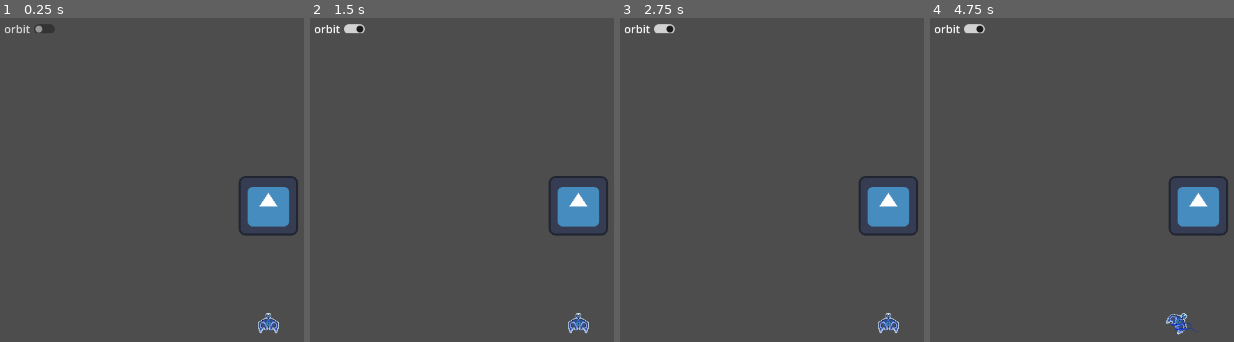
Above: before the commit, frames 1-4 (left to right).
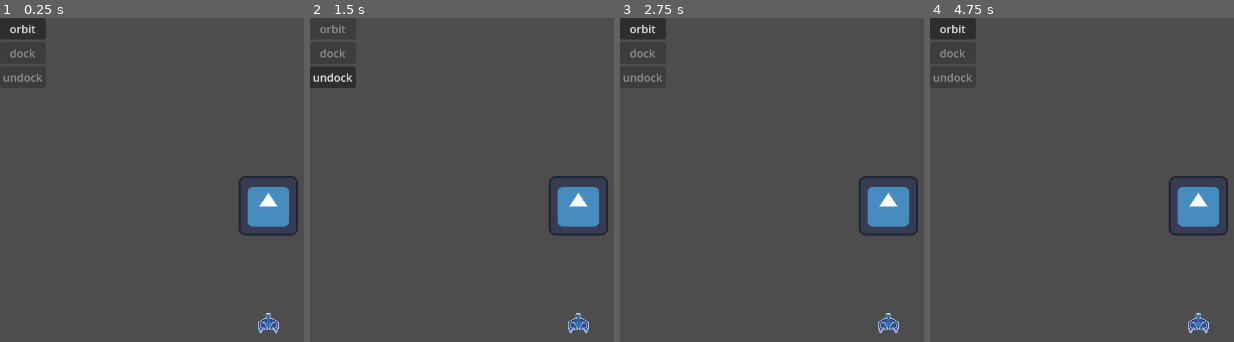
Above: after the commit, the same moments.

Repository: hyp3rstreak/rigidbody2d
Game: Godot game, scene res://scenes/world.tscn
Two runs of this game, one before a commit and one after it. Both use one fixed random seed, a clock stepped at 60 frames per second and the inputs below. The engine's default icon, where the game draws it, is replaced by a stand-in: a white triangle on a blue panel in a dark square.
Inputs (mouse positions are in pixels of both pictures, inside the frame that each line leads up to):
- Up to frame 1 (0.25 s): no input
- Up to frame 2 (1.5 s): click "orbit" at 0.5 s; click (334, 53) at 1.25 s, where only the run after the commit has a clickable "dock"
- Up to frame 3 (2.75 s): click (644, 76) at 2 s, where only the run after the commit has a clickable "undock"
- Up to frame 4 (4.75 s): tap Enter at 2.75 s; hold D (rotRight) 2.78-3.53 s; hold A (rotLeft) 3.53-4.28 s; tap Space at 4.25 s; hold D (rotRight) from 4.28 s (still down)

The runs differ from the first frame. In frame 1, 1.1% of the frame differs, in the area x 0-18%, y 0-20%; in frame 2, 1.3%; in frame 3, 1.2%; in frame 4, 1.8%, in the area x 0-92%, y 0-98%.

Commit message:
sured up fake orbit and states for docking

Diff:
--- a/scenes/planet.tscn
+++ b/scenes/planet.tscn
@@ -5,7 +5,7 @@
 [sub_resource type="CircleShape2D" id="CircleShape2D_h8ms6"]
 radius = 47.095646
 
-[node name="planet" type="StaticBody2D" unique_id=1675941392]
+[node name="planet" type="Area2D" unique_id=469020999]
 
 [node name="Sprite2D" type="Sprite2D" parent="." unique_id=56681422]
 scale = Vector2(0.671875, 0.671875)
--- a/scenes/ui.tscn
+++ b/scenes/ui.tscn
@@ -12,9 +12,19 @@
 [node name="VBoxContainer" type="VBoxContainer" parent="HBoxContainer" unique_id=1583055499]
 layout_mode = 2
 
-[node name="Button" type="CheckButton" parent="HBoxContainer/VBoxContainer" unique_id=718770983]
+[node name="orbitBtn" type="Button" parent="HBoxContainer/VBoxContainer" unique_id=1893025838]
 layout_mode = 2
 tooltip_text = "turn on/off auto orbit"
 text = "orbit"
 
-[connection signal="toggled" from="HBoxContainer/VBoxContainer/Button" to="." method="_on_button_toggled"]
+[node name="dockBtn" type="Button" parent="HBoxContainer/VBoxContainer" unique_id=571183862]
+layout_mode = 2
+text = "dock"
+
+[node name="undockBtn" type="Button" parent="HBoxContainer/VBoxContainer" unique_id=682371509]
+layout_mode = 2
+text = "undock"
+
+[connection signal="pressed" from="HBoxContainer/VBoxContainer/orbitBtn" to="." method="_on_orbit_btn_pressed"]
+[connection signal="pressed" from="HBoxContainer/VBoxContainer/dockBtn" to="." method="_on_dock_btn_pressed"]
+[connection signal="pressed" from="HBoxContainer/VBoxContainer/undockBtn" to="." method="_on_undock_btn_pressed"]
--- a/scenes/world.tscn
+++ b/scenes/world.tscn
@@ -3,16 +3,14 @@
 [ext_resource type="PackedScene" uid="uid://c5kpv2nv7yt5y" path="res://scenes/playerShip.tscn" id="1_nnsk1"]
 [ext_resource type="PackedScene" uid="uid://si3cmc1hexl8" path="res://scenes/planet.tscn" id="2_rwgxs"]
 [ext_resource type="PackedScene" uid="uid://ntk21j16266s" path="res://scenes/ui.tscn" id="3_4wyf3"]
-[ext_resource type="Script" uid="uid://dhxf7sxqxo83o" path="res://scripts/ui.gd" id="4_k0juu"]
 
 [node name="world" type="Node2D" unique_id=814079502]
+
+[node name="planet" parent="." unique_id=1675941392 instance=ExtResource("2_rwgxs")]
+position = Vector2(387, 271)
 
 [node name="playerShip" parent="." unique_id=202861763 instance=ExtResource("1_nnsk1")]
 position = Vector2(387, 442)
 mass = 2.445
 
-[node name="planet" parent="." unique_id=1675941392 instance=ExtResource("2_rwgxs")]
-position = Vector2(387, 271)
-
 [node name="UI" parent="." unique_id=1934937286 instance=ExtResource("3_4wyf3")]
-script = ExtResource("4_k0juu")
--- a/scripts/playerShip.gd
+++ b/scripts/playerShip.gd
@@ -1,36 +1,138 @@
 extends RigidBody2D
 
-@export var trail_lengthR := 100
-@export var trail_lengthL := 100
-#@export var trail_fade := 0.0
+# =========================
+# 1. ENUMS / CONSTANTS
+# =========================
+
+enum MotionMode {
+	NEWTONIAN,
+	CINEMATIC_ORBIT,
+	DOCKING,
+	UNDOCKING,
+	DOCKED
+}
+
+enum EngineTrails {
+	CW,
+	CCW,
+	EQUAL
+}
+
+# =========================
+# 2. EXPORTED CONFIG (TUNABLE)
+# =========================
+
+@export var thrust_force := 500.0
+@export var torque_force := 500.0
+@export var desired_orbit_speed := 300
+
+@export var trail_lengthR := 200
+@export var trail_lengthL := 200
+
+@export var debug_scale := 60
+
+# =========================
+# 3. INTERNAL TUNING (NOT EXPORTED)
+# =========================
+
+var angular_stiffness := 1.5
+var angular_blend := 3.0
+var orbit_blend := 100.0
+
+# =========================
+# 4. STATE
+# =========================
+
+var motion_mode: MotionMode = MotionMode.NEWTONIAN
+var currTrailState: EngineTrails = EngineTrails.EQUAL
+var newTrailState := currTrailState
+var canInput := true
+var dockRadius := 12
+var undockRadius := 200
+
+# =========================
+# 5. NODE REFERENCES
+# =========================
 
 @onready var thrusterTrailRight: Line2D = $thrusterTrailRight
 @onready var thrusterTrailLeft: Line2D = $thrusterTrailLeft
 @onready var thrusterRight: Marker2D = $thrusterRight
 @onready var thrusterLeft: Marker2D = $thrusterLeft
-
-@export var thrust_force := 500.0
-@export var torque_force := 500.0
-@export var debug_scale := 60
-@onready var planet: StaticBody2D = $"../planet"
-var angular_stiffness := 1
-var angular_blend := 3
-enum MotionMode {
-	NEWTONIAN,
-	CINEMATIC_ORBIT
-}
-var motion_mode := MotionMode.NEWTONIAN
-@export var desired_orbit_speed := 300
-var orbit_blend := 100
-
+@onready var planet: Area2D = $"../planet"
+
+# =========================
+# 6. LIFECYCLE CALLBACKS
+# =========================
+
+func _ready() -> void:
+	set_motion_mode(MotionMode.NEWTONIAN)
 
 func _integrate_forces(state: PhysicsDirectBodyState2D) -> void:
+	if motion_mode == MotionMode.UNDOCKING:
+		var to_planet = planet.global_position - global_position
+		var radial = (-to_planet).normalized()
+		var undocking_speed := 60.0
+		# 3. Rotate to face planet
+		var target_angle = radial.angle() + PI / 2
+		var angle_error = wrapf(target_angle - rotation, -PI, PI)
+
+		state.angular_velocity = lerp(
+			state.angular_velocity,
+			angle_error * 2.0,
+			3.0 * state.step
+		)
+		state.linear_velocity = state.linear_velocity.lerp(
+			radial * undocking_speed,
+			2.0 * state.step
+		)
+		if to_planet.length() >= undockRadius:
+			state.linear_velocity = Vector2.ZERO
+			state.angular_velocity = 0.0
+			set_motion_mode(MotionMode.NEWTONIAN) # or left dock area
+
+	if motion_mode == MotionMode.DOCKING:
+		var to_planet = planet.global_position - global_position
+		var radial = to_planet.normalized()
+
+		# 1. Kill tangential velocity
+		var radial_vel = state.linear_velocity.dot(radial)
+		state.linear_velocity = radial * radial_vel
+
+		# 2. Controlled inward motion
+		var docking_speed := 90.0
+		state.linear_velocity = state.linear_velocity.lerp(
+			radial * docking_speed,
+			2.0 * state.step
+		)
+
+		# 3. Rotate to face planet
+		var target_angle = radial.angle() + PI / 2
+		var angle_error = wrapf(target_angle - rotation, -PI, PI)
+
+		state.angular_velocity = lerp(
+			state.angular_velocity,
+			angle_error * 2.0,
+			3.0 * state.step
+		)
+
+		if to_planet.length() <= dockRadius:
+			state.linear_velocity = Vector2.ZERO
+			state.angular_velocity = 0.0
+			set_motion_mode(MotionMode.DOCKED) # or LANDED
+
 	if motion_mode == MotionMode.CINEMATIC_ORBIT:
+		#set_orbit_trails(engineTrails.CW)
+		newTrailState = EngineTrails.CW
 		var to_planet = (planet.global_position - global_position)
 		var radial = to_planet.normalized()
 		var tangent = radial.rotated(-PI / 2)
 		if state.linear_velocity.dot(tangent) < 0:
+			#print("CCW")
+			newTrailState = EngineTrails.CCW
 			tangent = -tangent
+		if newTrailState != currTrailState:
+			currTrailState = newTrailState
+			set_orbit_trails(currTrailState)
 		var target_velocity = tangent * desired_orbit_speed
 		# Convert velocity to local space
 		#var local_velocity = to_local(global_position + linear_velocity)
@@ -53,33 +155,26 @@
 
 func _physics_process(delta: float) -> void:
 	# add current position
-
+	thrusterTrailRight.add_point(thrusterRight.global_position)
+	thrusterTrailLeft.add_point(thrusterLeft.global_position)
 	#print(thrusterRight.global_position)
 	# limit length
-	if thrusterTrailRight.points.size() > trail_lengthR:
+	while thrusterTrailRight.points.size() > trail_lengthR:
 		thrusterTrailRight.remove_point(0)
-	if thrusterTrailLeft.points.size() > trail_lengthL:
+		print("THRUSTER R: remove point - ",thrusterTrailRight.points.size()," points rem - trail_lengthR=", trail_lengthR)
+	while thrusterTrailLeft.points.size() > trail_lengthL:
 		thrusterTrailLeft.remove_point(0)
-
-	#print(thrusterTrailRight.points.size())
-	# fade
-	#thrusterTrailRight.default_color = Color(0.49, 0.693, 0.921, 0.4)
-	#thrusterTrailLeft.default_color = Color(0.49, 0.693, 0.921, 0.4)
-	thrusterTrailRight.add_point(thrusterRight.global_position)
-	thrusterTrailLeft.add_point(thrusterLeft.global_position)
-	#print(linear_velocity.length())
-	#queue_redraw()
-	if motion_mode == MotionMode.NEWTONIAN:
+		print("THRUSTER L: remove point - ",thrusterTrailLeft.points.size()," points rem - trail_lengthL=", trail_lengthL)
+
+	if canInput:
 		# Rotation
 		if Input.is_action_pressed("rotLeft"):
 			#print("left")
 			apply_torque(-torque_force)
 
-
 		if Input.is_action_pressed("rotRight"):
 			#print("right")
 			apply_torque(torque_force)
-
 
 		# Forward thrust
 		if Input.is_action_pressed("thrust"):
@@ -89,26 +184,45 @@
 			apply_force(forward * thrust_force)
 
 
-
-#func _draw():
-	#if not planet:
-		#return
-#
-	#var to_planet = (planet.global_position - global_position)
-	#var radial = to_planet.normalized()
-	#var tangent = radial.rotated(-PI / 2)
-#
-	##print(to_planet)
-#
-	## Convert velocity to local space
-	##var local_velocity = to_local(global_position + linear_velocity)
-	#var local_velocity2 = linear_velocity.rotated(-global_rotation)
-	#var local_radial = radial.rotated(-global_rotation)
-	#var local_tangent = tangent.rotated(-global_rotation)
-	##print(local_velocity2," - ",local_radial," - ", local_tangent)
-#
-#
-	#draw_line(Vector2.ZERO, local_radial * debug_scale, Color.RED, 2)
-	#draw_line(Vector2.ZERO, local_tangent * debug_scale, Color.GREEN, 2)
-	##draw_line(Vector2.ZERO, local_velocity, Color.BLUE, 2)
-	#draw_line(Vector2.ZERO, local_velocity2, Color.CYAN, 2)
+# =========================
+# 7. STATE TRANSITIONS
+# =========================
+
+func set_motion_mode(new_mode: MotionMode) -> void:
+	if motion_mode == new_mode:
+		return
+
+	motion_mode = new_mode
+
+	if motion_mode == MotionMode.NEWTONIAN:
+		canInput = true
+		currTrailState = EngineTrails.EQUAL
+		set_orbit_trails(currTrailState)
+	if motion_mode == MotionMode.CINEMATIC_ORBIT:
+		canInput = false
+	if motion_mode == MotionMode.DOCKING:
+		canInput = false
+		currTrailState = EngineTrails.EQUAL
+	if motion_mode == MotionMode.DOCKED:
+		canInput = false
+		currTrailState = EngineTrails.EQUAL
+		angular_velocity = 0.0
+	if motion_mode == MotionMode.UNDOCKING:
+		canInput = false
+		currTrailState = EngineTrails.EQUAL
+		sleeping = false
+
+
+# =========================
+# 8. HELPERS / UTILITIES
+# =========================
+func set_orbit_trails(state) -> void:
+	if state == EngineTrails.CCW:
+		trail_lengthL = 150
+		trail_lengthR = 200
+	elif state == EngineTrails.CW:
+		trail_lengthR = 150
+		trail_lengthL = 200
+	elif state == EngineTrails.EQUAL:
+		trail_lengthL = 200
+		trail_lengthR = 200
--- /dev/null
+++ b/scripts/playerShipOLD.gd
@@ -0,0 +1,154 @@
+extends RigidBody2D
+
+@export var trail_lengthR := 200
+@export var trail_lengthL := 200
+#@export var trail_fade := 0.0
+@onready var thrusterTrailRight: Line2D = $thrusterTrailRight
+@onready var thrusterTrailLeft: Line2D = $thrusterTrailLeft
+@onready var thrusterRight: Marker2D = $thrusterRight
+@onready var thrusterLeft: Marker2D = $thrusterLeft
+@onready var canInput := true
+@export var thrust_force := 500.0
+@export var torque_force := 500.0
+@export var debug_scale := 60
+@onready var planet: StaticBody2D = $"../planet"
+var angular_stiffness := 1.5
+var angular_blend := 3
+enum MotionMode {
+	NEWTONIAN,
+	CINEMATIC_ORBIT
+}
+enum engineTrails {
+	CW,
+	CCW,
+	EQUAL
+}
+var currTrailState := engineTrails.EQUAL
+var newTrailState := currTrailState
+var motion_mode := MotionMode.NEWTONIAN
+@export var desired_orbit_speed := 300
+var orbit_blend := 100
+
+
+func _integrate_forces(state: PhysicsDirectBodyState2D) -> void:
+	if motion_mode == MotionMode.CINEMATIC_ORBIT:
+		#set_orbit_trails(engineTrails.CW)
+		newTrailState = engineTrails.CW
+		var to_planet = (planet.global_position - global_position)
+		var radial = to_planet.normalized()
+		var tangent = radial.rotated(-PI / 2)
+		if state.linear_velocity.dot(tangent) < 0:
+			#print("CCW")
+			newTrailState = engineTrails.CCW
+			tangent = -tangent
+		if newTrailState != currTrailState:
+			currTrailState = newTrailState
+			set_orbit_trails(currTrailState)
+		var target_velocity = tangent * desired_orbit_speed
+		# Convert velocity to local space
+		#var local_velocity = to_local(global_position + linear_velocity)
+		state.linear_velocity = state.linear_velocity.lerp(
+			target_velocity,
+			orbit_blend * state.step
+		)
+
+		var target_angle = tangent.angle() + PI / 2
+		var angle_error = wrapf(target_angle - rotation, -PI, PI)
+
+		state.angular_velocity = lerp(
+			state.angular_velocity,
+			angle_error * angular_stiffness,
+			angular_blend * state.step
+		)
+
+	else:
+		pass
+
+func _physics_process(delta: float) -> void:
+	# add current position
+	thrusterTrailRight.add_point(thrusterRight.global_position)
+	thrusterTrailLeft.add_point(thrusterLeft.global_position)
+	#print(thrusterRight.global_position)
+	# limit length
+	while thrusterTrailRight.points.size() > trail_lengthR:
+		thrusterTrailRight.remove_point(0)
+		print("THRUSTER R: remove point - ",thrusterTrailRight.points.size()," points rem - trail_lengthR=", trail_lengthR)
+	while thrusterTrailLeft.points.size() > trail_lengthL:
+		thrusterTrailLeft.remove_point(0)
+		print("THRUSTER L: remove point - ",thrusterTrailLeft.points.size()," points rem - trail_lengthL=", trail_lengthL)
+
+	#print(thrusterTrailRight.points.size())
+	# fade
+	#thrusterTrailRight.default_color = Color(0.49, 0.693, 0.921, 0.4)
+	#thrusterTrailLeft.default_color = Color(0.49, 0.693, 0.921, 0.4)
+
+	#print(linear_velocity.length())
+	#queue_redraw()
+
+	#print("L: ",trail_lengthL," R: ",trail_lengthR)
+
+	if canInput:
+		# Rotation
+		if Input.is_action_pressed("rotLeft"):
+			#print("left")
+			apply_torque(-torque_force)
+
+		if Input.is_action_pressed("rotRight"):
+			#print("right")
+			apply_torque(torque_force)
+
+		# Forward thrust
+		if Input.is_action_pressed("thrust"):
+			#var forward := Vector2.RIGHT.rotated(rotation)
+			var forward = -transform.y
+			#print(forward)
+			apply_force(forward * thrust_force)
+
+
+func set_motion_mode(new_mode: MotionMode) -> void:
+	if motion_mode == new_mode:
+		return
+
+	motion_mode = new_mode
+
+	if motion_mode == MotionMode.NEWTONIAN:
+		canInput = true
+		currTrailState = engineTrails.EQUAL
+		set_orbit_trails(currTrailState)
+	if motion_mode == MotionMode.CINEMATIC_ORBIT:
+		canInput = false
+
+
+func set_orbit_trails(state) -> void:
+	if state == engineTrails.CCW:
+		trail_lengthL = 150
+		trail_lengthR = 200
+	elif state == engineTrails.CW:
+		trail_lengthR = 150
+		trail_lengthL = 200
+	elif state == engineTrails.EQUAL:
+		trail_lengthL = 200
+		trail_lengthR = 200
+
+#func _draw():
+	#if not planet:
+		#return
+#
+	#var to_planet = (planet.global_position - global_position)
+	#var radial = to_planet.normalized()
+	#var tangent = radial.rotated(-PI / 2)
+#
+	##print(to_planet)
+#
+	## Convert velocity to local space
+	##var local_velocity = to_local(global_position + linear_velocity)
+	#var local_velocity2 = linear_velocity.rotated(-global_rotation)
+	#var local_radial = radial.rotated(-global_rotation)
+	#var local_tangent = tangent.rotated(-global_rotation)
+	##print(local_velocity2," - ",local_radial," - ", local_tangent)
+#
+#
+	#draw_line(Vector2.ZERO, local_radial * debug_scale, Color.RED, 2)
+	#draw_line(Vector2.ZERO, local_tangent * debug_scale, Color.GREEN, 2)
+	##draw_line(Vector2.ZERO, local_velocity, Color.BLUE, 2)
+	#draw_line(Vector2.ZERO, local_velocity2, Color.CYAN, 2)
--- a/scripts/ui.gd
+++ b/scripts/ui.gd
@@ -1,23 +1,52 @@
 extends CanvasLayer
-enum MotionMode {
-	NEWTONIAN,
-	CINEMATIC_ORBIT
-}
+
 @onready var player_ship: RigidBody2D = $"../playerShip"
+@onready var orbit_btn: Button = $HBoxContainer/VBoxContainer/orbitBtn
+@onready var dock_btn: Button = $HBoxContainer/VBoxContainer/dockBtn
+@onready var undock_btn: Button = $HBoxContainer/VBoxContainer/undockBtn
+
 
 # Called when the node enters the scene tree for the first time.
 func _ready() -> void:
-	pass # Replace with function body.
-
+	dock_btn.disabled = true
+	undock_btn.disabled = true
+	orbit_btn.disabled = false
 
 # Called every frame. 'delta' is the elapsed time since the previous frame.
 func _process(delta: float) -> void:
 	pass
 
-
 func _on_button_toggled(toggled_on: bool) -> void:
 	print(toggled_on)
 	if toggled_on:
-		player_ship.motion_mode = MotionMode.CINEMATIC_ORBIT
+		if player_ship.motion_mode == player_ship.MotionMode.NEWTONIAN:
+			player_ship.set_motion_mode(player_ship.MotionMode.CINEMATIC_ORBIT)
+		#player_ship.motion_mode = MotionMode.CINEMATIC_ORBIT
 	else:
-		player_ship.motion_mode = MotionMode.NEWTONIAN
+		player_ship.set_motion_mode(player_ship.MotionMode.NEWTONIAN)
+
+
+# ORBIT BUTTON
+func _on_orbit_btn_pressed() -> void:
+	if player_ship.motion_mode == player_ship.MotionMode.NEWTONIAN:
+		player_ship.set_motion_mode(player_ship.MotionMode.CINEMATIC_ORBIT)
+	dock_btn.disabled = false
+	undock_btn.disabled = true
+	orbit_btn.disabled = true
+
+
+# DOCK BUTTON
+func _on_dock_btn_pressed() -> void:
+	if player_ship.motion_mode == player_ship.MotionMode.CINEMATIC_ORBIT:
+		player_ship.set_motion_mode(player_ship.MotionMode.DOCKING)
+	dock_btn.disabled = true
+	undock_btn.disabled = false
+	orbit_btn.disabled = true
+
+# UNDOCK BUTTON
+func _on_undock_btn_pressed() -> void:
+	if player_ship.motion_mode == player_ship.MotionMode.DOCKED:
+		player_ship.set_motion_mode(player_ship.MotionMode.UNDOCKING)
+	dock_btn.disabled = true
+	undock_btn.disabled = true
+	orbit_btn.disabled = false
Not shown: 1 places in scenes/playerShip.tscn that only renumber resources
Not shown, changed: scripts/playerShip.gd.uid
Not shown, added: scripts/playerShipOLD.gd.uid
